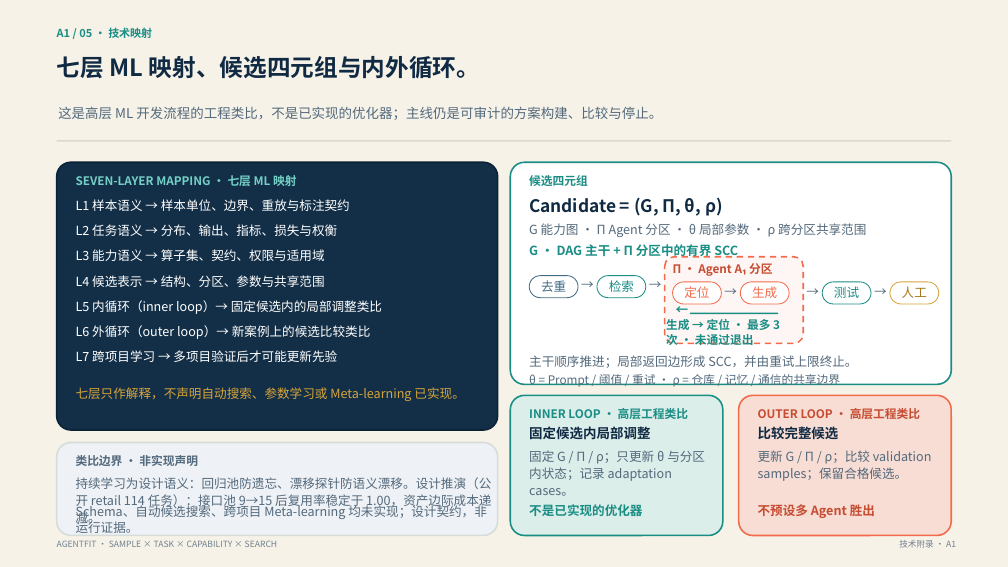
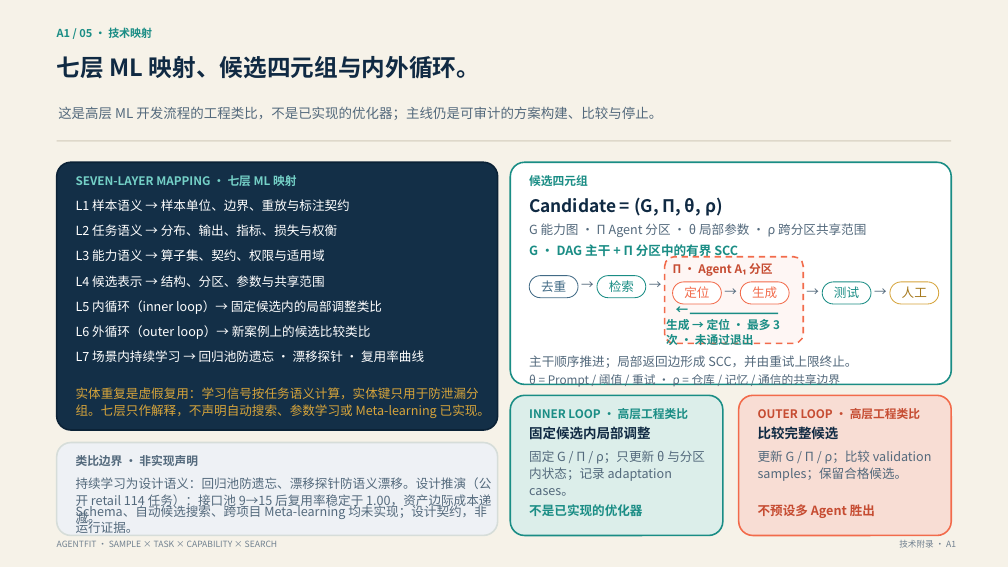
Before and after one commit to kailiangshang/agentfit, a slide deck: slide 13 of competition/2026-08-15/submission/agentfit-submission.pptx. Drawn at 1008x567 pixels with LibreOffice and Linux fonts; fonts in the diff are those of the drawing. Boxes give left, top, right and bottom in pixels: in the first picture for what was removed or moved away, otherwise in the second. Text is boxed around its words. In the diff, an @@ line names an element or a change of style, - is before the commit and + after.

Commit message:
feat: carry the v4 core design visibly into the deck narrative
The morning's design convergence (four-layer asset discipline, discrete
layer-local credit assignment, continual learning with regression pool,
entity-pollution discipline, Round 3 real-run results, reuse-curve
simulation) had landed only in the solution doc with footnote-level
touches in the deck. Now the deck itself carries it:

- p5: dimension cards tagged with layer semantics (L2 source tool as the
  only legal reach into L1, L3 knowledge under regression-pool guard)
- p6: trace error attribution lands on a layer; updates follow per-layer
  operator whitelists
- p11: right rail now states the real Round 3 results (106 events,
  conditional governance SUCCESS, zero activity in unassigned roles)
- A1: L7 becomes in-scenario continual learning; entity-pollution
  discipline added next to the reuse-curve simulation
- ppt-outline synced (v4 narrative principle, IN_PROGRESS status)
- PPTX patched paragraph-level in step; PDF rebuilt (image + invisible
  PPTX text layer); contact-sheet regenerated; contract test frozen
  strings updated in step

Validation: validator 3/3 PASS; 56 contract tests OK (4 env skips);
54 runtime tests OK.

```diff
--- a/competition/2026-08-15/submission/agentfit-submission.pptx
+++ b/competition/2026-08-15/submission/agentfit-submission.pptx
@@ text at <box>76,350,424,362</box>: text changed @@
-L7 跨项目学习 → 多项目验证后才可能更新先验
+L7 场景内持续学习 → 回归池防遗忘 · 漂移探针 · 复用率曲线
@@ text at <box>76,387,490,418</box>: text changed @@
-七层只作解释，不声明自动搜索、参数学习或 Meta-learning 已实现。
+实体重复是虚假复用：学习信号按任务语义计算，实体键只用于防泄漏分组。七层只作解释，不声明自动搜索、参数学习或 Meta-learning 已实现。
```
Also in this commit, not shown: 3 other slides changed, 8 other files.
